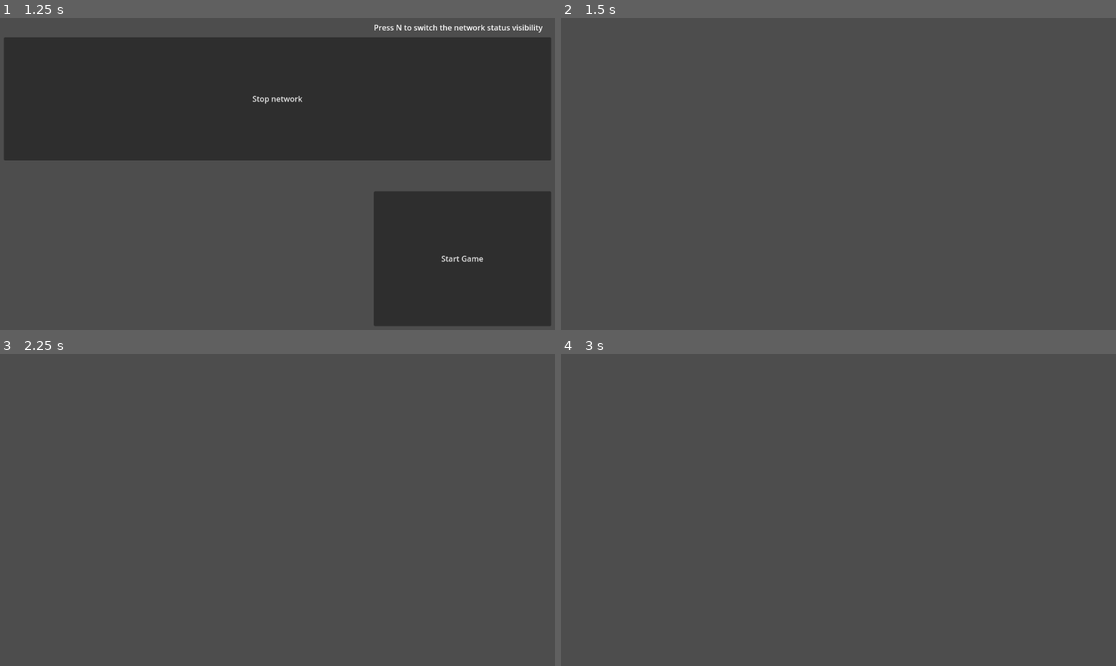
Above: before the commit, frames 1-4 (two rows, left to right).
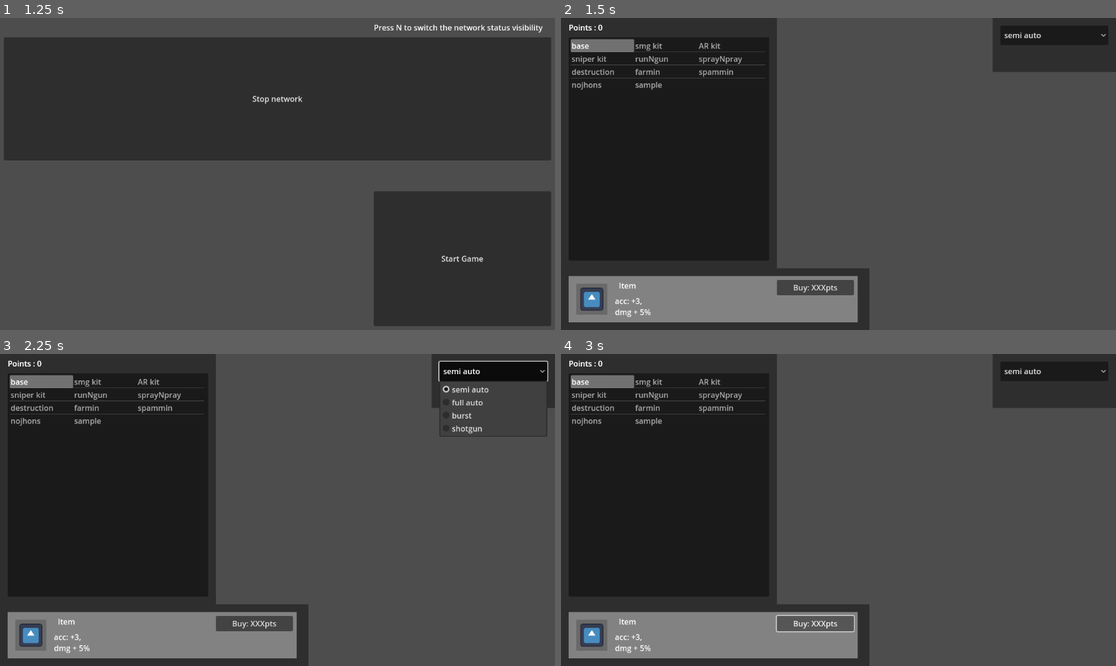
Above: after the commit, the same moments.

Repository: nekochiiUwU/gnaktap
Game: Godot game, scene res://main_menu.tscn
The game is run twice, just before and just after one commit, with the same random seed, the same clock (stepped at 60 frames per second) and the same inputs. The engine's default icon, where the game draws it, is replaced by a stand-in: a white triangle on a blue panel in a dark square.
Inputs (mouse positions are in pixels of both pictures, inside the frame that each line leads up to):
- Up to frame 1 (1.25 s): click "Start Client" at 0.5 s
- Up to frame 2 (1.5 s): click "Start Game" at 1.25 s
- Up to frame 3 (2.25 s): click (493, 372) at 2 s, where only the run after the commit has a clickable "semi auto"
- Up to frame 4 (3 s): click (816, 622) at 2.75 s, where only the run after the commit has a clickable "Buy: XXXpts"

Frame 1 is identical in both runs. In frame 2, 45% of the frame differs, in the area x 0-100%, y 0-100%; in frame 3, 43%; in frame 4, 45%.
Error in both runs: Out of bounds get index '1' (on base: 'PackedStringArray') (res://network.gd:139)

Commit message:
modes and some items

Diff:
--- a/Game.gd
+++ b/Game.gd
@@ -11,9 +11,17 @@
 var memo = ["dmg","msp","rpm","acc","rcl","amm","rld","bsp"] #[[flat],[%]]
 var conversion = ["damages","speed","fire_rate","accuracy","recoil","max_ammo","reload_speed","bullet_speed"] #[[flat],[%]]
 var stats_items = {
-	"base":[[20, 5, 300, 20, 20, 25, 20, 25], [0, 0, 0, 0, 0, 0, 0, 0], 5],
-	"test":[[0,0,0,0,20,0,0,0], [0,0,3,0,0,0,-61,0], 5],
-	"test2":[[0,0,0,0,0,0,0,0], [0,0,0,0,0,0,0,0], 5]
+	"base":[[20, 100, 300, 250, 200, 25, 100, 100], [0, 0, 0, 0, 0, 0, 0, 0], 0],
+	"smg kit":[[-4, 50, 200, -50, 0, 10, 30, -20], [0, 0, 0, 0, 0, 0, 0, 0], 5],
+	"AR kit":[[6, -10, 30, 0, 10, 0, 0, 0], [0, 0, 0, 0, 0, 0, 0, 0], 5],
+	"sniper kit":[[20, -40, -100, 100, -100, -15, 0, 60], [0, 0, 0, 0, 0, 0, 0, 0], 5],
+	"runNgun":[[0, 100, 0, -100, 0, 0, 25, -20], [0, 20, 0, 0, 0, 0, 0, 0], 15],
+	"sprayNpray":[[-4, 0, 300, -75, 25, 0, 25, 0], [-2, 20, 0, 0, 0, 0, 5, 0], 15],
+	"destruction":[[4, 0, 0, 0, 0, 0, 0, 0], [30, -10, -20, 0, -10, 0, 0, 0], 18],
+	"farmin":[[0, 20, 0, 20, -30, -4, 0, 30], [0, 0, 0, 0, 0, 0, 0, 0], 12],
+	"spammin":[[0, 0, 0, -10, 0, 30, 0, 0], [0, 0, 0, -5, 0, 20, 0, 0], 12],
+	"nojhons":[[0, -5, 0, 120, 0, -8, 0, 0], [0, 0, 0, 40, 0, -10, 0, 0], 18],
+	"sample":[[0, 0, 0, 0, 0, 0, 0, 0], [0, 0, 0, 0, 0, 0, 0, 0], 0],
 }
 #25 recoil
 
@@ -42,11 +50,12 @@
 
 
 func _process(delta):
+	"""
 	stats_items = {
 	"base":[[20, 5, 300, 20, 20, 25, 20, 25], [0, 0, 0, 0, 0, 0, 0, 0], 5],
 	"test":[[0,0,1000,0,20,0,0,0], [0,0,3,0,0,0,-61,0], 5],
 	"test2":[[0,0,0,0,0,0,0,0], [0,0,0,0,0,0,0,0], 5]
-}
+}"""
 	time += delta
 	if Input.is_action_just_pressed("quit"):
 		get_node("/root/Main Menu").visible = true
--- a/Player.gd
+++ b/Player.gd
@@ -14,7 +14,7 @@
 var hitmarker_time: float = 0
 var shot_time:      float = 0
 var reloading:      bool = false
-var target_score:   int = 0
+var target_score:   int = 5
 var incoming_recoil: Vector2 = Vector2()
 
 var interact_objects: Array = []
@@ -37,7 +37,7 @@
 }
 
 #weapon stats
-var weapon_type:  String = "full auto"
+var weapon_type:  String = "semi auto"
 var scope:        String = "none" #pour plus tard
 var accessory:    String = "none" #pour plus tard
 var speed:        float  =  5.
@@ -47,8 +47,9 @@
 var recoil:       float  = 5 #en degres, a voir
 var max_ammo:     int    = 30
 var ammo:         int    = max_ammo
-var reload_speed:  float  = 1.2
-var bullet_speed: float  = 50. #stat ennuyeuse un peu ?
+var reload_speed:  float = 1.2
+var bullet_speed: float  = 50.
+var nb_shot:       int = 2
 
 
 
@@ -195,7 +196,7 @@
 
 
 func try_shoot():
-	if shot_time - Game.time + 60/fire_rate > 0:
+	if shot_time + 60/fire_rate - Game.time > 0:
 		return
 	if reloading:
 		return
@@ -204,21 +205,30 @@
 			reload() #ou pas, au choix
 		return
 	if weapon_type == "full auto":
-		#aucun check en plus
-		pass
-	elif weapon_type == "semi-auto":
-		if !Input.is_action_just_pressed("shoot"):
-			return
-	elif weapon_type == "autre chose":
-		#a completer avec burst, shotgun, verrou...
-		pass
-
+		shoot()
+		shot_time = Game.time
+	elif weapon_type == "semi auto":
+		if Input.is_action_just_pressed("shoot"):
+			shoot()
+			shot_time = Game.time
+	elif weapon_type == "burst":
+		shot_time = Game.time + (nb_shot-1)*(60/fire_rate)
+		for i in range(nb_shot):
+			if ammo != 0:
+				shoot()
+				await get_tree().create_timer((60/fire_rate)/(2*nb_shot)).timeout #ca marche lol
+	elif weapon_type == "shotgun":
+		for i in range(nb_shot):
+			shoot()
+		shot_time = Game.time
+
+
+func shoot():
 	ammo -= 1
 	update_ammo()
 	var ori = get_node("%Weapon/Canon").global_rotation_degrees
 	ori.x += randf_range(-accuracy/2, accuracy/2)
 	ori.y += randf_range(-accuracy/2, accuracy/2)
-	shot_time = Game.time
 	incoming_recoil.y += randf_range(0, recoil)
 	incoming_recoil.x += randf_range(-recoil/2, recoil/2)
 	get_node("Arm/Hand/Shoot Node").position.z += -0.02 * (get_node("%Weapon").position.z + 0.45) + abs(incoming_recoil.x) / 50
@@ -226,10 +236,7 @@
 	get_node("Arm/Hand/Shoot Node").position.y += 1*(get_node("%Weapon").position.y + 0.09) * -.03 + incoming_recoil.y * 0.0
 	#get_node("Arm/Hand/Shoot Node").position.x += sign(get_node("%Weapon").position.x) + .1 * incoming_recoil.y * 0.01
 	#get_node("Arm/Hand/Shoot Node").rotation.x += .05
-	rpc("shoot", get_node("%Weapon/Canon").global_position, ori, damages, bullet_speed)
-
-	if position.y < -30:
-		die()
+	rpc("shoot_bullet", get_node("%Weapon/Canon").global_position, ori, damages, bullet_speed)
 
 
 func reload():
@@ -310,9 +317,11 @@
 	for v in range(len(Game.conversion)):
 		for i in items: #%ages
 			set(Game.conversion[v], get(Game.conversion[v]) * (1+float(Game.stats_items[i][1][v])/100))
-	recoil = 25-recoil
-	accuracy = 35-accuracy
-	reload_speed = 5*(30/(30+reload_speed))
+	speed = speed/20
+	bullet_speed = bullet_speed/4
+	recoil = (250-recoil)/10
+	accuracy = (350-accuracy)/10
+	reload_speed = 5*(150/(150+reload_speed))
 	for v in Game.conversion:
 		if !(v == "accuracy" or v == "reload_speed" or v == "recoil") and get(v) < 1:
 			set(v, 1)
@@ -327,25 +336,8 @@
 	for v in Game.conversion:
 		print(v + ":" + str(get(v)))
 
-""" old
-func update_stats():
-	var p = inventory["points"]
-	speed = 3 + float(p["speed"])/10.
-	air_speed = speed * 10
-	print(speed)
-	damages = int(exp(0.96 * log(p["damages"])) + 4) # je recopie tel quel mon code scratch btw
-	fire_rate = 2.5 - exp(0.21 * log(p["fire_rate"]))
-	accuracy = 11.5 - exp(0.65 * log(p["accuracy"]))
-	recoil = 9 - exp(0.51 * log(p["recoil"]))
-	max_ammo = int(exp(1.27 * log(p["max_ammo"])) - 8)
-	reload_speed = 8 - exp(0.55 * log(p["reload_speed"]))
-	bullet_speed = exp(0.85 * log(p["bullet_speed"]))
-	update_ammo()
-	print(p)
-"""
-
 @rpc("authority", "call_local", "unreliable", 2)
-func shoot(pos, rot, dmg, bspeed):
+func shoot_bullet(pos, rot, dmg, bspeed):
 	var shoot_stream_player = get_node("Arm/Hand/Shoot Node/Weapon/Canon/AudioStreamPlayer3D")
 	shoot_stream_player.pitch_scale += randf_range(.95, 1.1)
 	shoot_stream_player.pitch_scale /= 2
--- a/Shop.gd
+++ b/Shop.gd
@@ -25,11 +25,17 @@
 	if item_list.item_count:
 		item_list.deselect_all()
 		item_list.select(0)
+	Items_Ui.get_node("Mode/Select").selected = 0
+	Items_Ui.get_node("Mode/Slider").visible = false
+	Items_Ui.get_node("Mode/Select").connect("item_selected", update_mode)
+	Items_Ui.get_node("Mode/Slider").connect("drag_ended", nb_shot_update)
+
+
 
 func select(selected_item):
 	var s = Items_Ui.get_node("Selected")
 	s.get_node("Name").text = item_list.get_item_text(selected_item)
-	var stats:String
+	var stats:String = ""
 	var item = Game.stats_items[item_list.get_item_text(selected_item)]
 	for i in range(len(item[0])):
 		if item[0][i] != 0:
@@ -73,19 +79,25 @@
 			item_list.deselect_all()
 			s.visible = false
 	pass
-	"""
-	if inventory["points"][str(stat)] <= 0 or get_node("/root/Game/").local_player.target_score <= 0:
-		return
-	inventory["points"][str(stat)] -= 1
-	for key in inventory["points"].keys():
-		if key != str(stat):
-			get_node("/root/Game").local_player.inventory["points"][str(key)] -= 1./8
-		else:
-			get_node("/root/Game").local_player.inventory["points"][str(key)] += 1
-	get_node("/root/Game").local_player.update_stats()
-	get_node("/root/Game").local_player.target_score -= 1
-	update_Items_Ui()
-	"""
+
+
+func update_mode(mode):
+	var new_mode = Items_Ui.get_node("Mode/Select").get_item_text(mode)
+	if new_mode == "burst" or new_mode == "shotgun":
+		var slider = Items_Ui.get_node("Mode/Slider")
+		slider.visible = true
+		slider.min_value = 2
+		slider.max_value = (Game.local_player.max_ammo)/2
+		slider.value = Game.local_player.nb_shot
+		nb_shot_update(true)
+	else:
+		Items_Ui.get_node("Mode/Slider").visible = false
+	Game.local_player.weapon_type = new_mode
+
+
+func nb_shot_update(_has_changed):
+	Game.local_player.nb_shot = Items_Ui.get_node("Mode/Slider").value
+	Items_Ui.get_node("Mode/Slider/Nombre").text = str(Items_Ui.get_node("Mode/Slider").value)
 
 
 func calibrate_ui():
--- a/death_ui.gd
+++ b/death_ui.gd
@@ -9,6 +9,7 @@
 
 # Called when the node enters the scene tree for the first time.
 func _enter_tree():
+
 	Game = get_node("/root/Game")
 	death_time = Game.time
 	can_respawn = false
--- a/death_ui.tscn
+++ b/death_ui.tscn
@@ -22,7 +22,6 @@
 script = ExtResource("2_d5jvm")
 
 [node name="Items UI" parent="Death Shop" instance=ExtResource("3_v0eqn")]
-visible = true
 
 [node name="CollisionShape3D" type="CollisionShape3D" parent="Death Shop"]
 shape = SubResource("SeparationRayShape3D_st4tp")
@@ -43,6 +42,7 @@
 text = "Respawn"
 
 [node name="Auto Respawn" type="CheckButton" parent="Control"]
+layout_mode = 0
 offset_left = 974.0
 offset_top = 497.0
 offset_right = 1136.0
--- a/items ui.tscn
+++ b/items ui.tscn
@@ -3,7 +3,6 @@
 [ext_resource type="Texture2D" uid="uid://djweheeomdvdu" path="res://icon.svg" id="1_6x6gk"]
 
 [node name="Items Ui" type="Control"]
-visible = false
 layout_mode = 3
 anchors_preset = 0
 
@@ -22,6 +21,54 @@
 offset_bottom = 648.0
 mouse_filter = 2
 color = Color(0.0784314, 0.0784314, 0.0784314, 0.223529)
+
+[node name="Mode" type="ColorRect" parent="."]
+offset_left = 896.0
+offset_right = 1152.0
+offset_bottom = 112.0
+mouse_filter = 2
+color = Color(0.0784314, 0.0784314, 0.0784314, 0.223529)
+
+[node name="Select" type="OptionButton" parent="Mode"]
+layout_mode = 0
+offset_left = 16.0
+offset_top = 16.0
+offset_right = 240.0
+offset_bottom = 56.0
+item_count = 4
+selected = 0
+fit_to_longest_item = false
+popup/item_0/text = "semi auto"
+popup/item_0/id = 1
+popup/item_1/text = "full auto"
+popup/item_1/id = 0
+popup/item_2/text = "burst"
+popup/item_2/id = 2
+popup/item_3/text = "shotgun"
+popup/item_3/id = 3
+
+[node name="Slider" type="HSlider" parent="Mode"]
+layout_mode = 0
+offset_left = 88.0
+offset_top = 88.0
+offset_right = 240.0
+offset_bottom = 104.0
+rounded = true
+
+[node name="Label" type="Label" parent="Mode/Slider"]
+layout_mode = 0
+offset_left = -80.0
+offset_top = -8.0
+offset_right = -10.0
+offset_bottom = 18.0
+text = "balles/tir"
+
+[node name="Nombre" type="Label" parent="Mode/Slider"]
+offset_left = 72.0
+offset_top = -24.0
+offset_right = 104.0
+offset_bottom = 2.0
+text = "0"
 
 [node name="Points" type="Label" parent="."]
 layout_mode = 0
@@ -42,7 +89,6 @@
 fixed_column_width = 128
 
 [node name="Selected" type="ColorRect" parent="."]
-visible = false
 layout_mode = 0
 offset_left = 16.0
 offset_top = 536.0
--- a/shop.tscn
+++ b/shop.tscn
@@ -40,7 +40,6 @@
 radius = 2.51943
 
 [node name="Shop" type="StaticBody3D"]
-transform = Transform3D(1, 0, 0, 0, 1, 0, 0, 0, 1, 0, 0, 0)
 collision_layer = 2
 collision_mask = 0
 script = ExtResource("1_6qybg")
Not shown: 2 places in mesh.tres that only renumber resources
